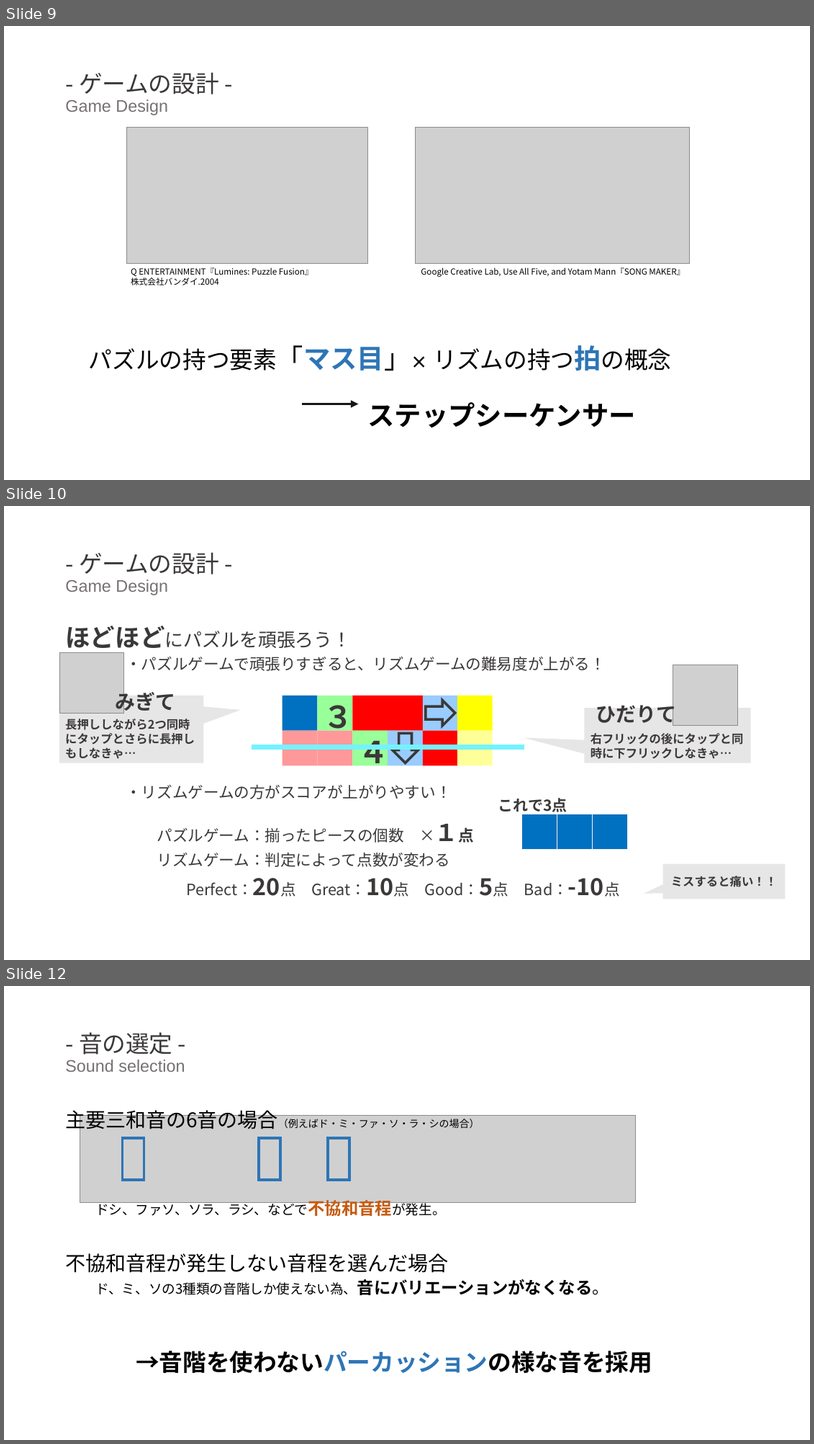
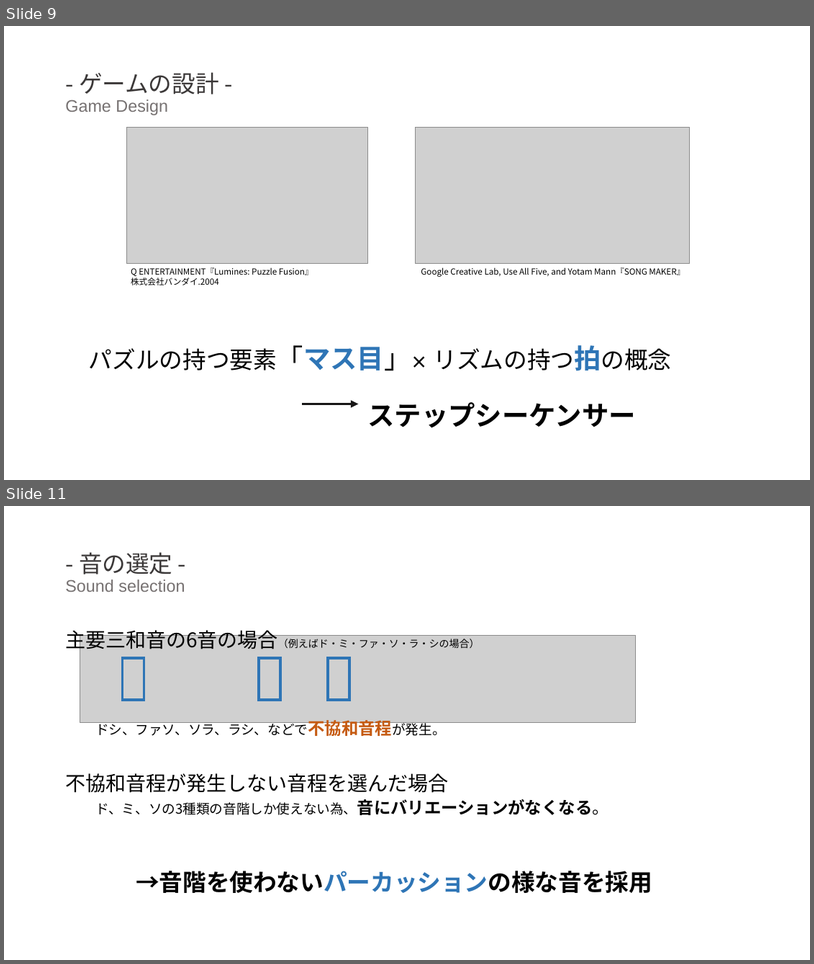
Before and after one commit to sakamana/PuzzleSoundGames, a slide deck: 卒研発表_佐久間.pptx. Shown one above the other, each under a label of ours: slides 9, 10 and 12 before the commit, slides 9 and 11 after it; the slides between them are not shown. The pictures are 814x1444 and 814x964 pixels, drawn with LibreOffice and Linux fonts; fonts in the diff are those of the drawing; grey boxes stand for pictures. Boxes give left, top, right and bottom in pixels: in the first picture for what was removed or moved away, otherwise in the second. Text is boxed around its words. In the diff, an @@ line names an element or a change of style, - is before the commit and + after.

```diff
--- a/卒研発表_佐久間.pptx
+++ b/卒研発表_佐久間.pptx
@@ slide 10 removed at (x1=4, y1=506, x2=810, y2=960), background #FFFFFF @@
@@ title removed at (x1=65, y1=552, x2=219, y2=595) @@
-- ゲームの設計 -
-Game Design
@@ text removed at (x1=65, y1=626, x2=606, y2=896) @@
-ほどほどにパズルを頑張ろう！
-・パズルゲームで頑張りすぎると、リズムゲームの難易度が上がる！
-・リズムゲームの方がスコアが上がりやすい！
-パズルゲーム：揃ったピースの個数 ×１点
-リズムゲーム：判定によって点数が変わる
-Perfect：20点 Great：10点 Good：5点 Bad：-10点
@@ group removed at (x1=59, y1=652, x2=751, y2=765): 12 rectangles, 2 right arrows, 2 speech boxes, 2 pictures, 2 texts, 1 line @@
-３
-４
-長押ししながら2つ同時にタップとさらに長押しもしなきゃ…
-右フリックの後にタップと同時に下フリックしなきゃ…
-みぎて
-ひだりて
@@ group removed at (x1=499, y1=798, x2=628, y2=849): 3 rectangles, 1 text @@
-これで3点
@@ speech box removed at (x1=664, y1=864, x2=786, y2=898) @@
-ミスすると痛い！！
@@ what was slide 12 is now slide 11 @@
```
Also in this commit, not shown: 3 slides changed.
